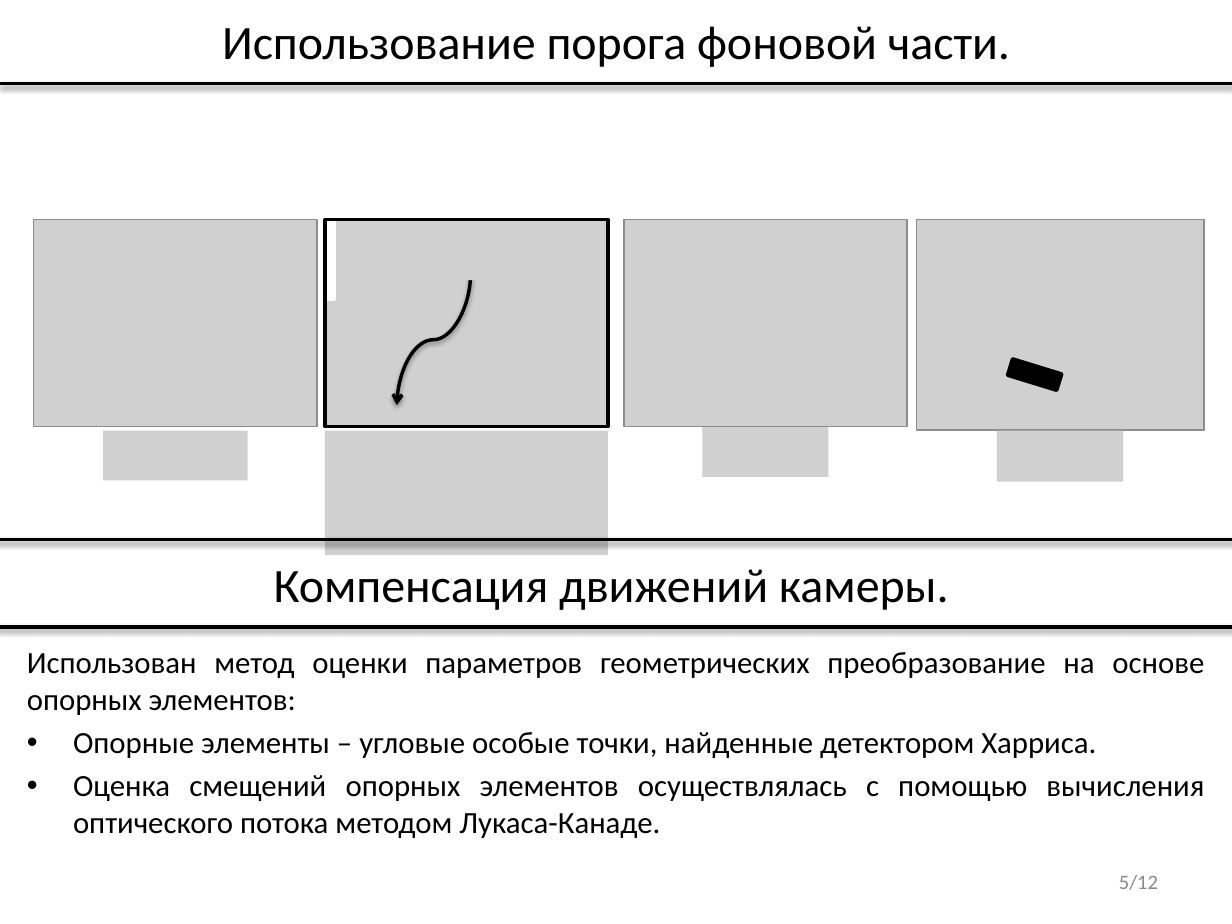
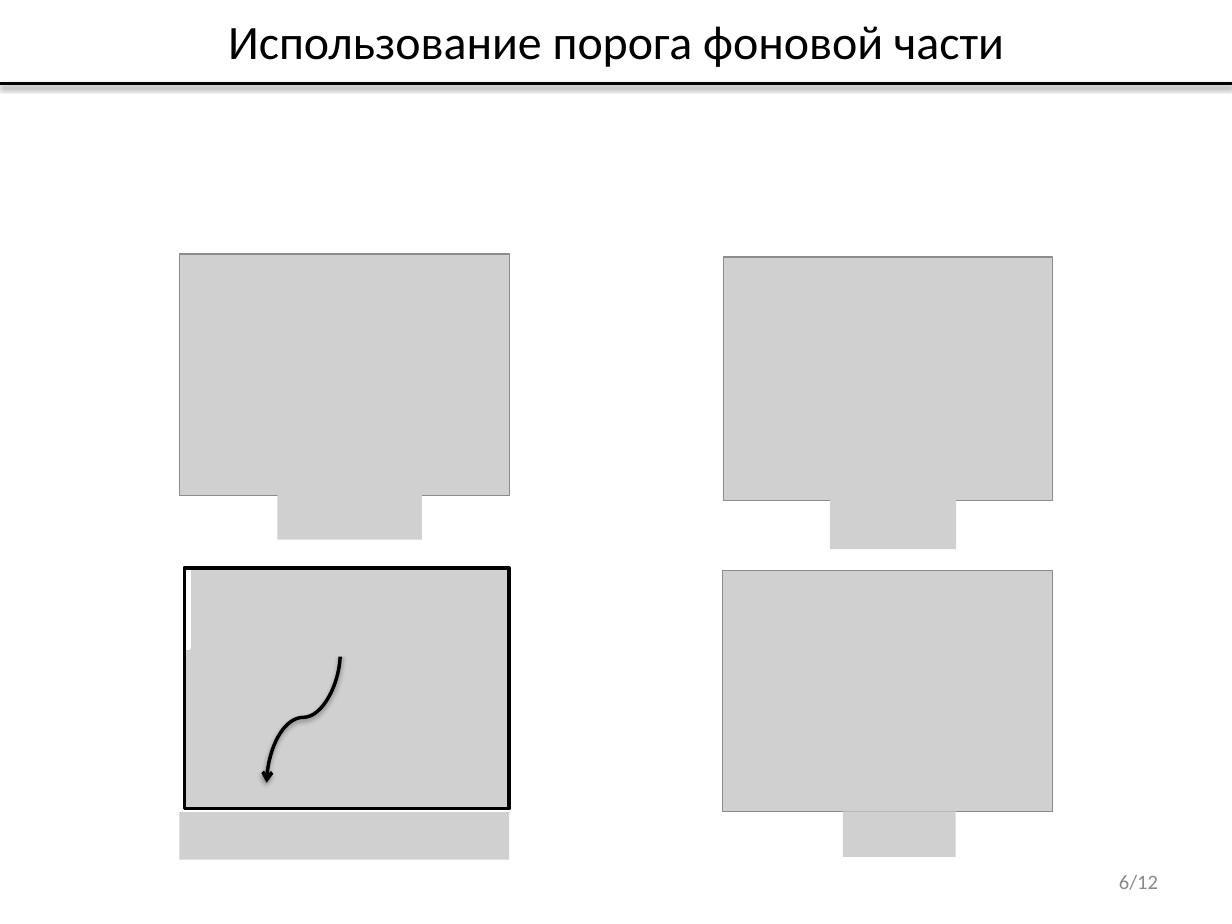
Before and after one commit to vladdimakov/cv2, a slide deck: slide 6 of ВКР/Презентация_Димаков_В.С._МП-40.pptx (slide 5 before the commit). Drawn at 1232x924 pixels with LibreOffice and Linux fonts; fonts in the diff are those of the drawing; grey boxes stand for pictures. Boxes give left, top, right and bottom in pixels: in the first picture for what was removed or moved away, otherwise in the second. Text is boxed around its words. In the diff, an @@ line names an element or a change of style, - is before the commit and + after.

```diff
--- a/ВКР/Презентация_Димаков_В.С._МП-40.pptx
+++ b/ВКР/Презентация_Димаков_В.С._МП-40.pptx
@@ title at bbox=[228, 26, 1004, 67]: text changed @@
-Использование порога фоновой части.
+Использование порога фоновой части
@@ group removed at bbox=[103, 230, 1122, 556]: 5 pictures, 1 rectangle @@
@@ picture: place and size @@
-picture at bbox=[34, 219, 318, 426]
+picture at bbox=[180, 254, 510, 495]
@@ picture: place and size @@
-picture at bbox=[623, 219, 907, 426]
+picture at bbox=[723, 257, 1052, 501]
@@ line removed from (0, 540) to (1232, 540) @@
@@ rectangle: place and size @@
-rectangle at bbox=[325, 219, 335, 299]
+rectangle at bbox=[180, 568, 190, 648]
@@ picture: place and size @@
-picture at bbox=[325, 219, 609, 426]
+picture at bbox=[185, 568, 510, 809]
@@ rectangle: place and size @@
-rectangle at bbox=[325, 219, 609, 426]
+rectangle at bbox=[185, 568, 510, 809]
@@ text removed at bbox=[274, 569, 949, 610] @@
-Компенсация движений камеры.
@@ picture: place and size @@
-picture at bbox=[917, 219, 1204, 430]
+picture at bbox=[723, 570, 1053, 812]
@@ line removed from (0, 627) to (1232, 627) @@
@@ group added at bbox=[180, 492, 956, 860]: 5 pictures @@
@@ text removed at bbox=[27, 652, 1204, 838] @@
-Использован метод оценки параметров геометрических преобразование на основе опорных элементов:
-• Опорные элементы – угловые особые точки, найденные детектором Харриса.
-• Оценка смещений опорных элементов осуществлялась с помощью вычисления оптического потока методом Лукаса-Канаде.
@@ curved arrow moved from (471, 275) - (397, 405) to (340, 652) - (266, 782) @@
@@ page number at bbox=[1119, 875, 1158, 890]: text changed @@
-5/12
+6/12
```
Also in this commit, not shown: 9 other slides changed, 14 other files.
